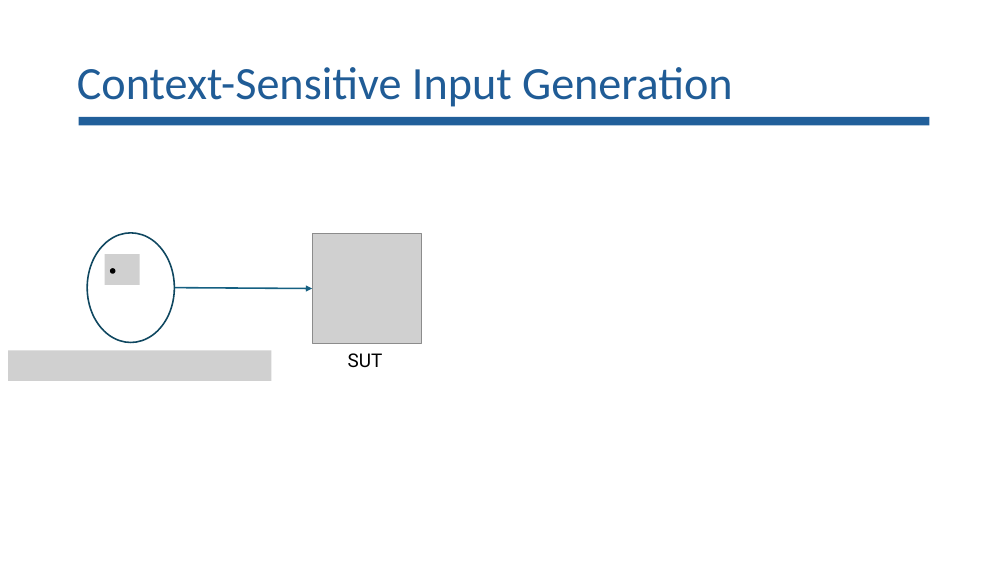
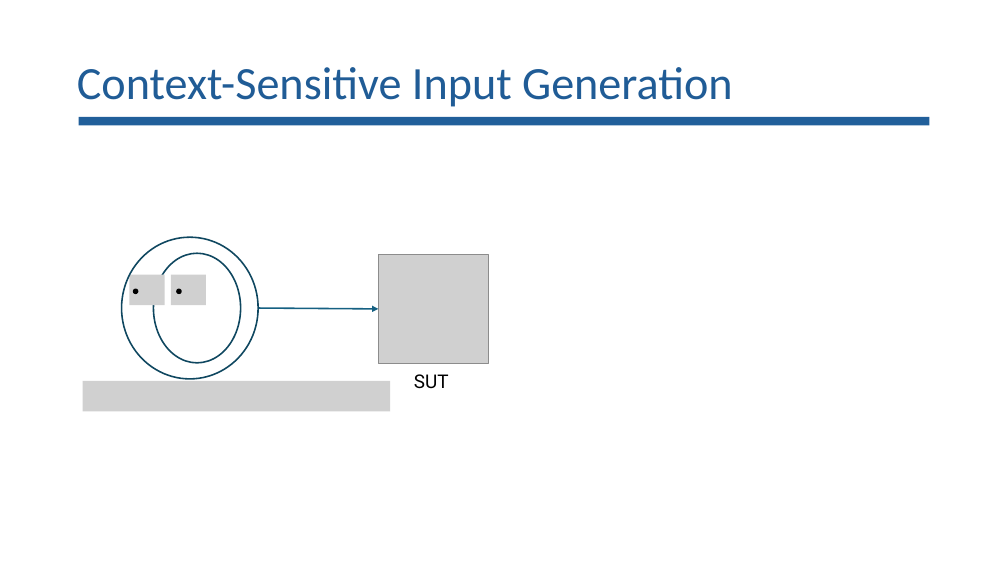
Before and after one commit to lorchrob/goblin_slides, a slide deck: slide 10 of goblin_slides.pptx (slide 9 before the commit). Drawn at 1008x567 pixels with LibreOffice and Linux fonts; fonts in the diff are those of the drawing; grey boxes stand for pictures. Boxes give left, top, right and bottom in pixels: in the first picture for what was removed or moved away, otherwise in the second. Text is boxed around its words. In the diff, an @@ line names an element or a change of style, - is before the commit and + after.

```diff
--- a/goblin_slides.pptx
+++ b/goblin_slides.pptx
@@ ellipse added at <box>122,237,259,379</box>, outline #104760 1.5 pt @@
@@ picture removed at <box>104,254,139,284</box> @@
@@ 1 picture, 1 text, 1 ellipse: place and size @@
-1 picture, 1 text, 1 ellipse at <box>87,233,422,367</box>
+1 picture, 1 text, 1 ellipse at <box>154,253,488,389</box>
@@ picture added at <box>129,274,164,305</box> @@
@@ ellipse: place and size @@
-ellipse at <box>110,268,115,274</box>
+ellipse at <box>133,289,138,294</box>
@@ picture added at <box>171,274,206,305</box> @@
@@ ellipse added at <box>176,289,181,294</box>, fill #000000 @@
@@ arrow moved from (175, 287) - (312, 289) to (258, 308) - (379, 309) @@
@@ picture removed at <box>8,350,271,380</box> @@
@@ picture added at <box>82,381,390,411</box> @@
```
Also in this commit, not shown: 18 other slides changed, 2 slides added, 1 slide removed.
